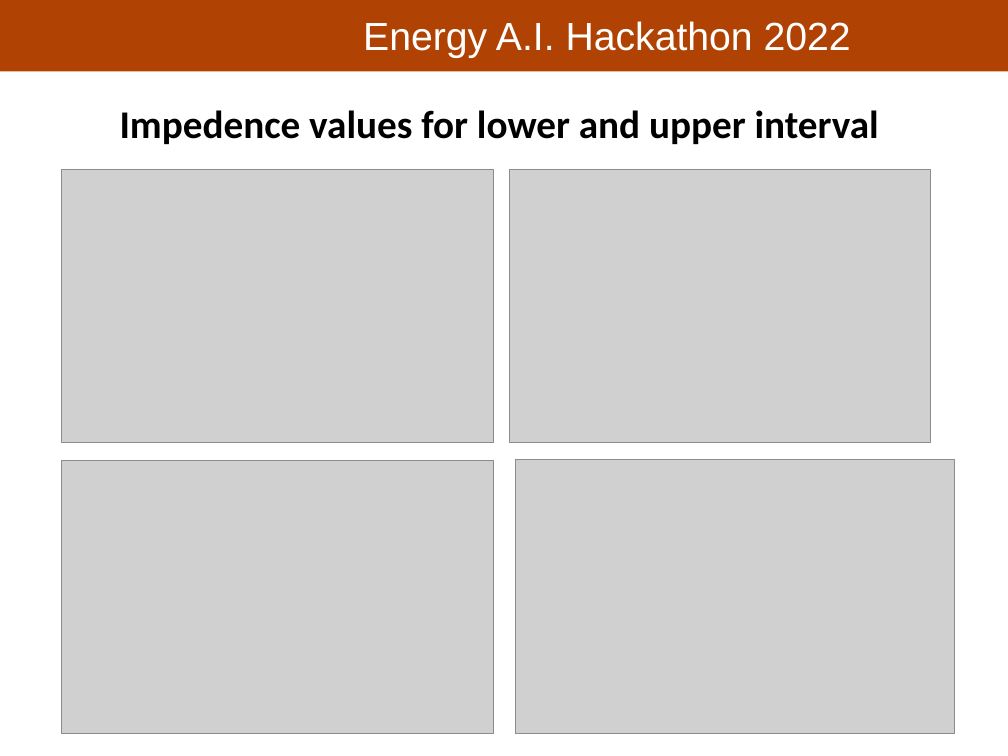
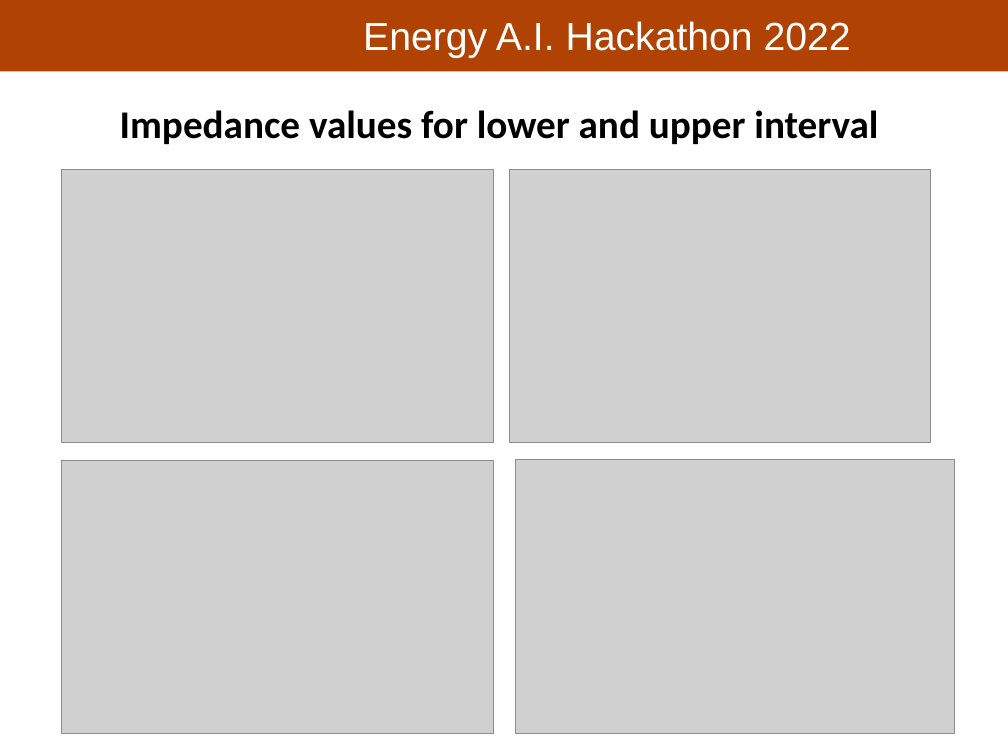
Before and after one commit to PGEHackathon/Longhorn_Energy_Club, a slide deck: slide 4 of Hackathon_Khushboo.pptx. Drawn at 1008x756 pixels with LibreOffice and Linux fonts; fonts in the diff are those of the drawing; grey boxes stand for pictures; background and template pictures are left out. Boxes give left, top, right and bottom in pixels: in the first picture for what was removed or moved away, otherwise in the second. Text is boxed around its words. In the diff, an @@ line names an element or a change of style, - is before the commit and + after.

```diff
--- a/Hackathon_Khushboo.pptx
+++ b/Hackathon_Khushboo.pptx
@@ text at bbox=[120, 110, 878, 144]: text changed @@
-Impedence values for lower and upper interval
+Impedance values for lower and upper interval
```
Also in this commit, not shown: 3 other files.
